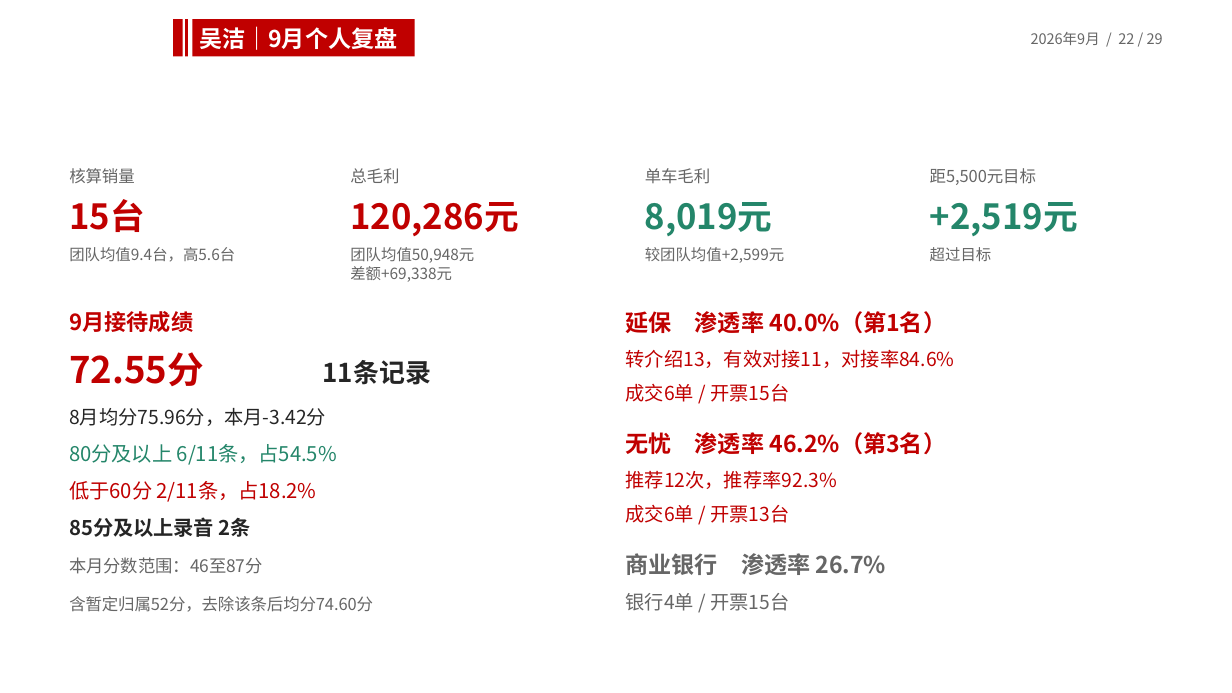
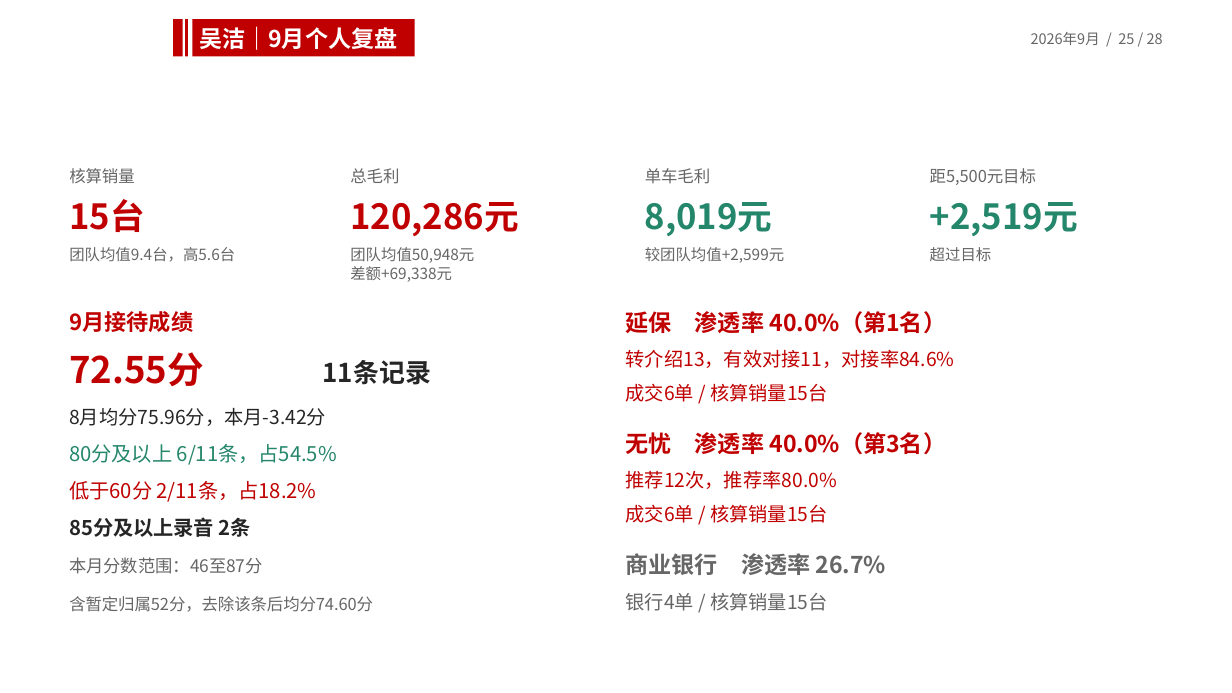
Before and after one commit to 87436173-prog/anfang, a slide deck: slide 25 of artifact-template-sales-monthly-review/assets/reference.pptx (slide 22 before the commit). Drawn at 1232x693 pixels with LibreOffice and Linux fonts; fonts in the diff are those of the drawing; background and template pictures are left out. Boxes give left, top, right and bottom in pixels: in the first picture for what was removed or moved away, otherwise in the second. Text is boxed around its words. In the diff, an @@ line names an element or a change of style, - is before the commit and + after.

```diff
--- a/artifact-template-sales-monthly-review/assets/reference.pptx
+++ b/artifact-template-sales-monthly-review/assets/reference.pptx
@@ text at box(1031, 32, 1163, 45): text changed @@
-2026年9月 / 22 / 29
+2026年9月 / 25 / 28
@@ text at box(626, 383, 828, 402): text changed @@
-成交6单 / 开票15台
+成交6单 / 核算销量15台
@@ text at box(626, 432, 946, 454): text changed @@
-无忧 渗透率 46.2%（第3名）
+无忧 渗透率 40.0%（第3名）
@@ text at box(626, 470, 837, 489): text changed @@
-推荐12次，推荐率92.3%
+推荐12次，推荐率80.0%
@@ text at box(626, 504, 828, 523): text changed @@
-成交6单 / 开票13台
+成交6单 / 核算销量15台
@@ text at box(626, 593, 828, 611): text changed @@
-银行4单 / 开票15台
+银行4单 / 核算销量15台
```
Also in this commit, not shown: 25 other slides changed, 1 slide removed, 5 other files.
